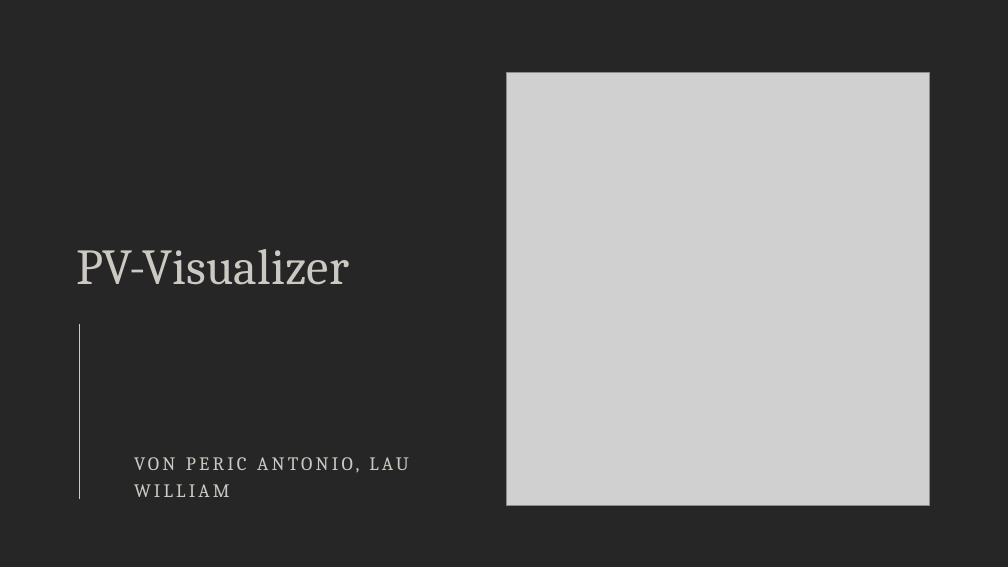
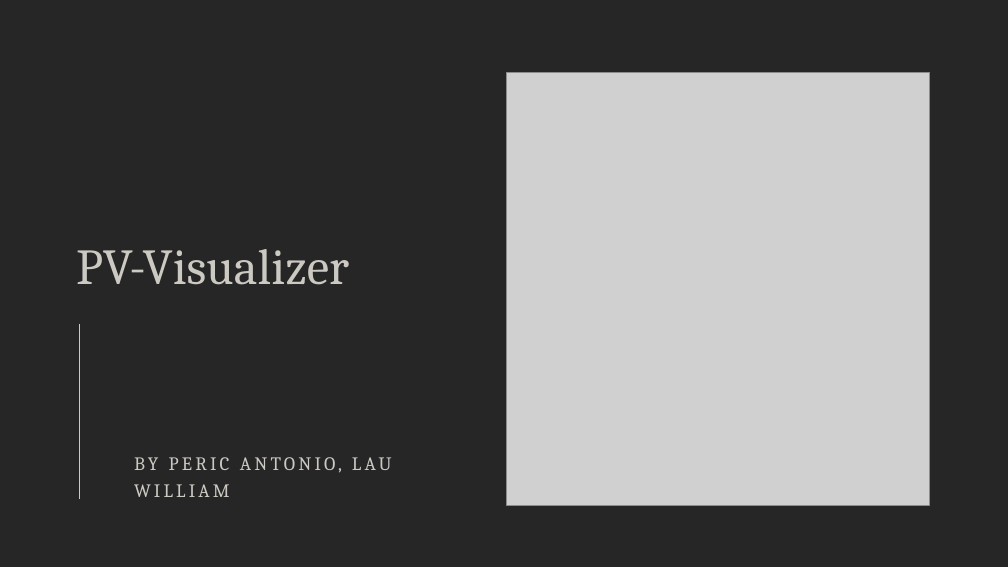
Before and after one commit to Team-Pv-Visualizer/PV-Visualizer, a slide deck: slide 1 of Documents/PVV-Visualizer.pptx. Drawn at 1008x567 pixels with LibreOffice and Linux fonts; fonts in the diff are those of the drawing; grey boxes stand for pictures. Boxes give left, top, right and bottom in pixels: in the first picture for what was removed or moved away, otherwise in the second. Text is boxed around its words. In the diff, an @@ line names an element or a change of style, - is before the commit and + after.

```diff
--- a/Documents/PVV-Visualizer.pptx
+++ b/Documents/PVV-Visualizer.pptx
@@ subtitle at (x1=134, y1=457, x2=392, y2=497): text changed @@
-VON PERIC ANTONIO, LAU WILLIAM
+BY PERIC ANTONIO, LAU WILLIAM
```
Also in this commit, not shown: 2 other slides changed, 15 slides added, 20 slides removed, 1 other file.
